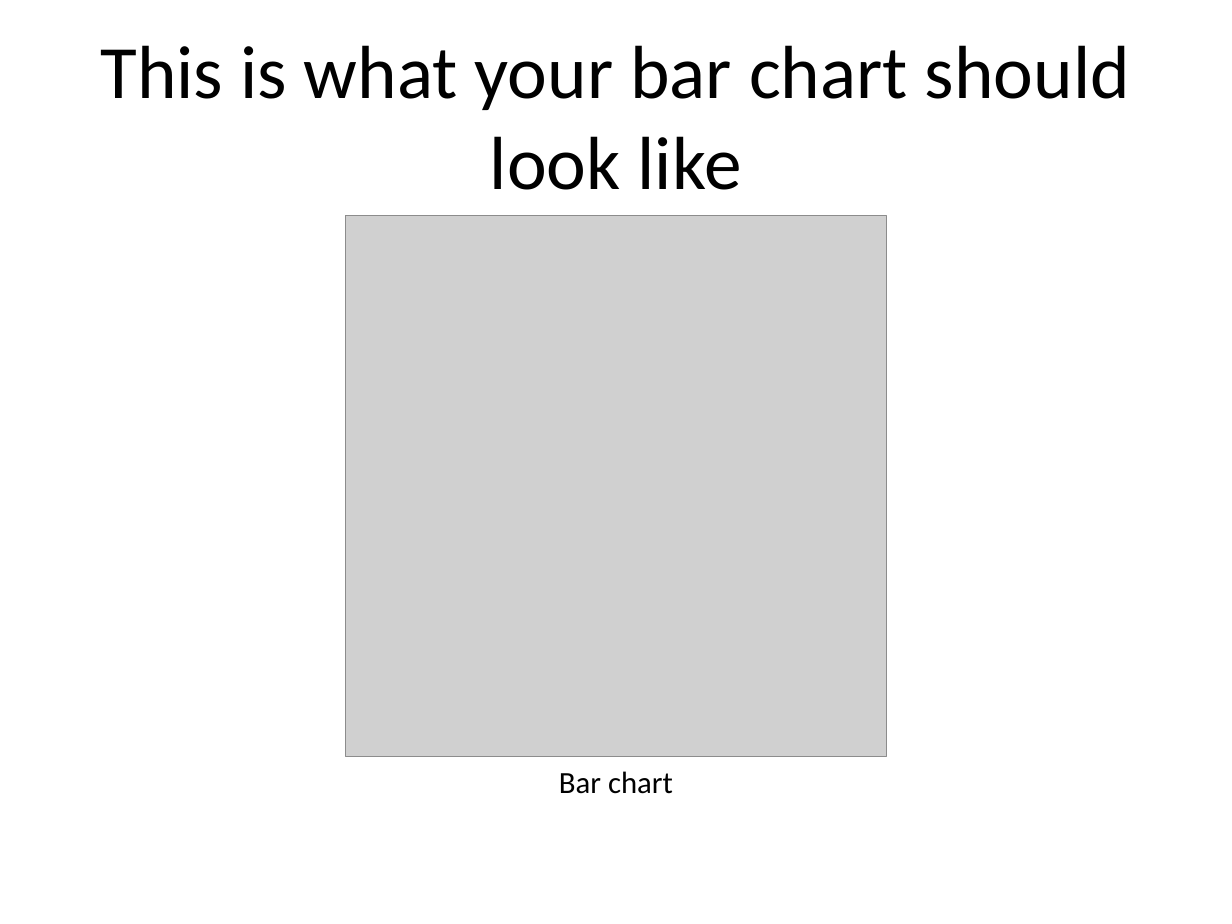
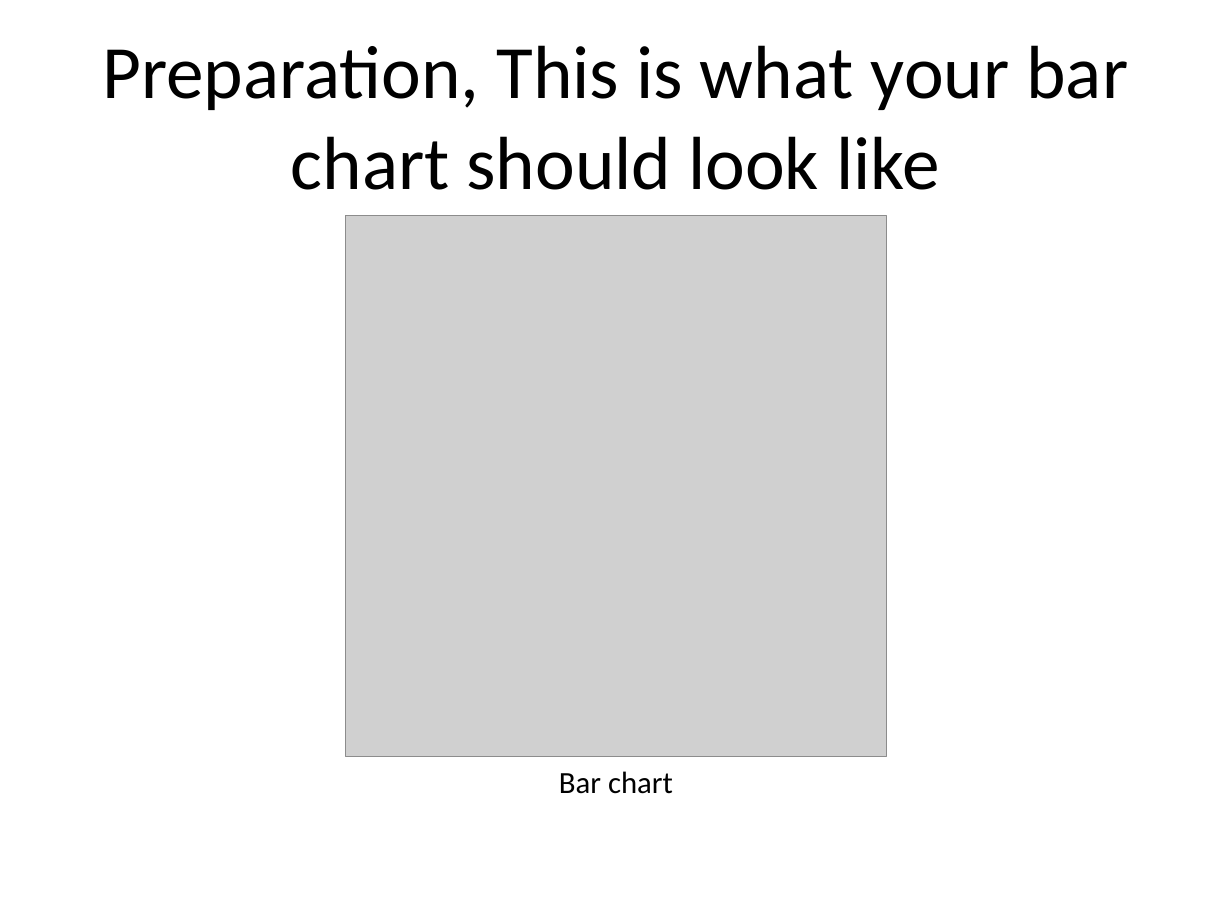
Before and after one commit to pmean/data-visualization, a slide deck: slide 9 of data-viz-02/src/v02-complete-lecture.pptx (slide 8 before the commit). Drawn at 1232x924 pixels with LibreOffice and Linux fonts; fonts in the diff are those of the drawing; grey boxes stand for pictures. Boxes give left, top, right and bottom in pixels: in the first picture for what was removed or moved away, otherwise in the second. Text is boxed around its words. In the diff, an @@ line names an element or a change of style, - is before the commit and + after.

```diff
--- a/data-viz-02/src/v02-complete-lecture.pptx
+++ b/data-viz-02/src/v02-complete-lecture.pptx
@@ title at bbox=[102, 45, 1128, 190]: text changed @@
-This is what your bar chart should look like
+Preparation, This is what your bar chart should look like
```
Also in this commit, not shown: 88 other slides changed, 15 slides added, 2 slides removed, 20 other files.
